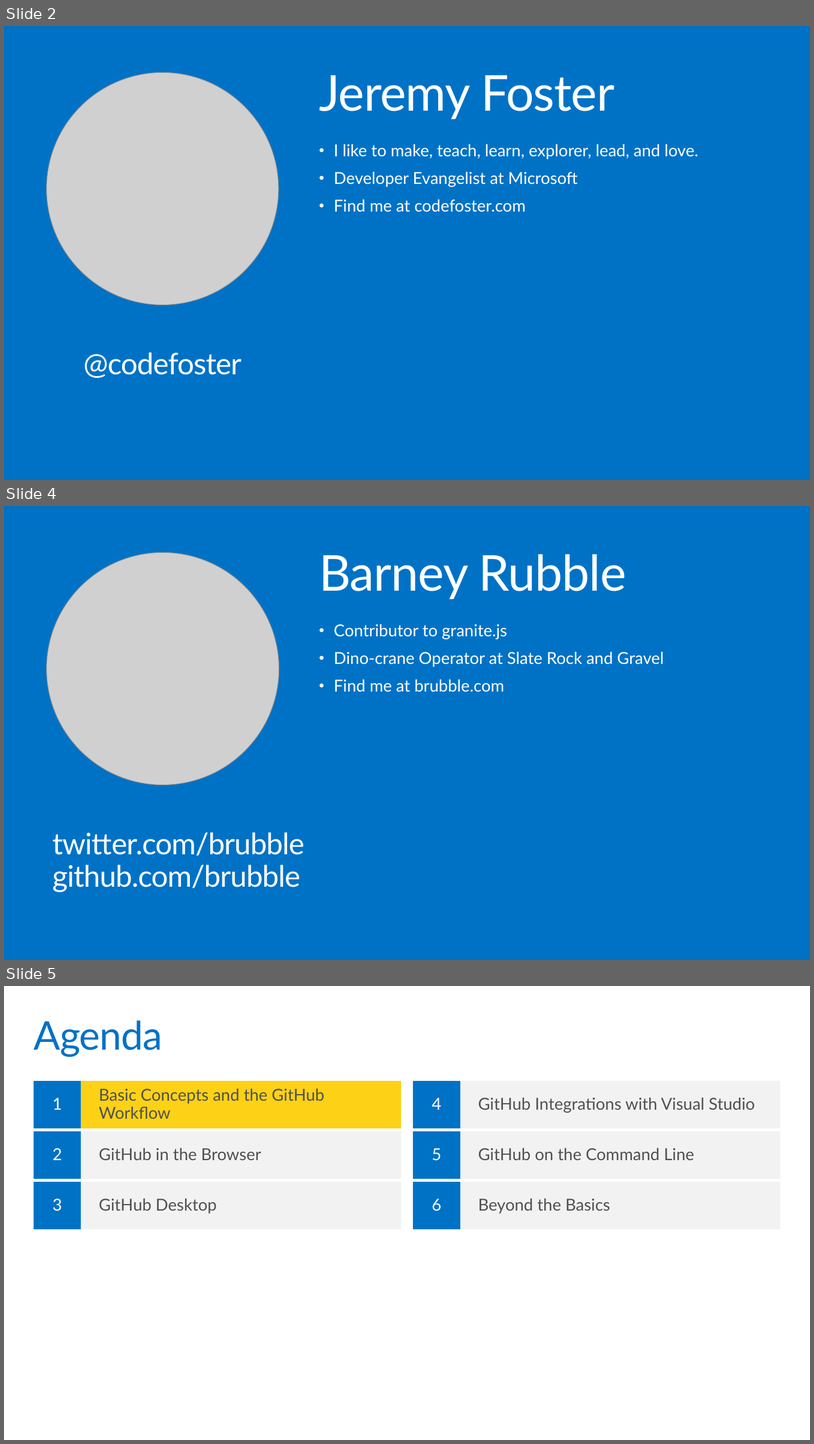
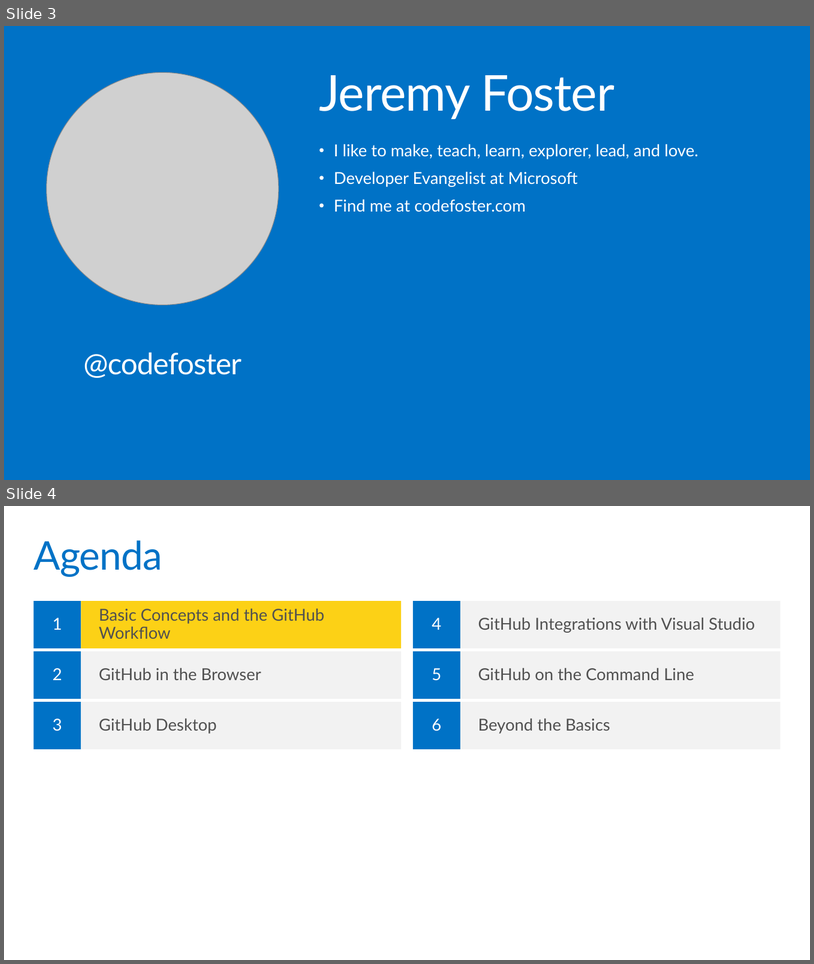
Before and after one commit to codefoster/gh-ms-mva, a slide deck: slides/m1.pptx. Shown one above the other, each under a label of ours: slides 2, 4 and 5 before the commit, slides 3 and 4 after it; the slides between them are not shown. The pictures are 814x1444 and 814x964 pixels, drawn with LibreOffice and Linux fonts; fonts in the diff are those of the drawing; grey boxes stand for pictures; background and template pictures are left out. Boxes give left, top, right and bottom in pixels: in the first picture for what was removed or moved away, otherwise in the second. Text is boxed around its words. In the diff, an @@ line names an element or a change of style, - is before the commit and + after.

```diff
--- a/slides/m1.pptx
+++ b/slides/m1.pptx
@@ slide 4 removed at [4,506,810,960], background #0072C6 @@
@@ picture removed at [47,552,279,784] @@
@@ text removed at [319,554,627,599] @@
-Barney Rubble
@@ text removed at [334,624,664,692] @@
-• Contributor to granite.js
-• Dino-crane Operator at Slate Rock and Gravel
-• Find me at brubble.com
@@ text removed at [53,832,305,892] @@
-twitter.com/brubble
-github.com/brubble
@@ what was slide 2 is now slide 3 @@
@@ what was slide 5 is now slide 4 @@
```
Also in this commit, not shown: 7 slides changed.
